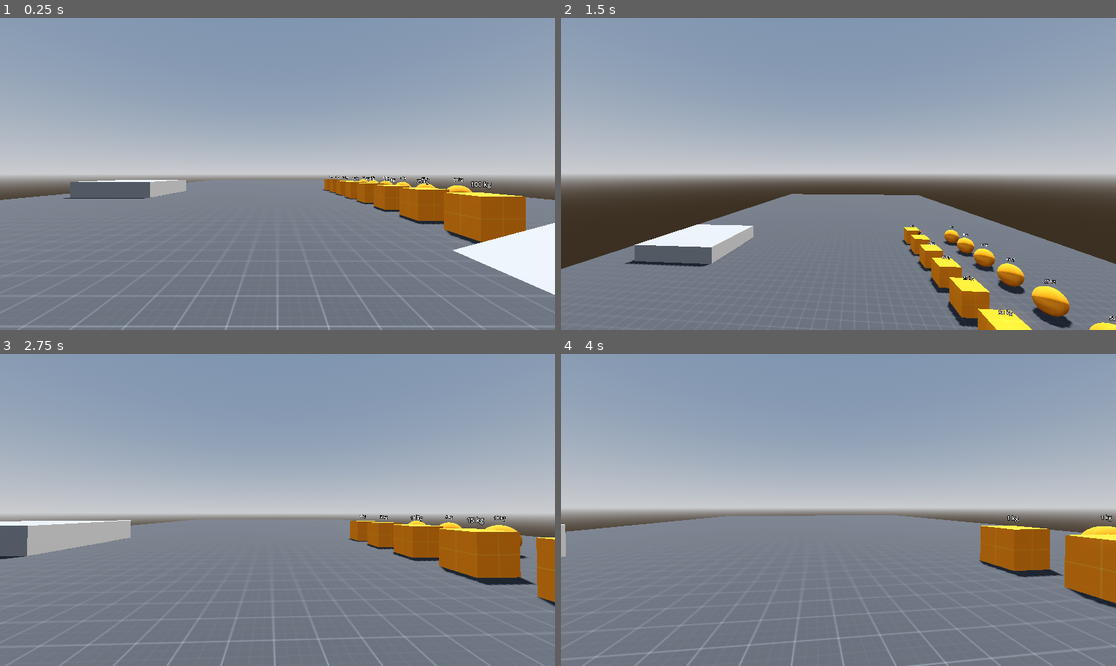
Above: before the commit, frames 1-4 (two rows, left to right).
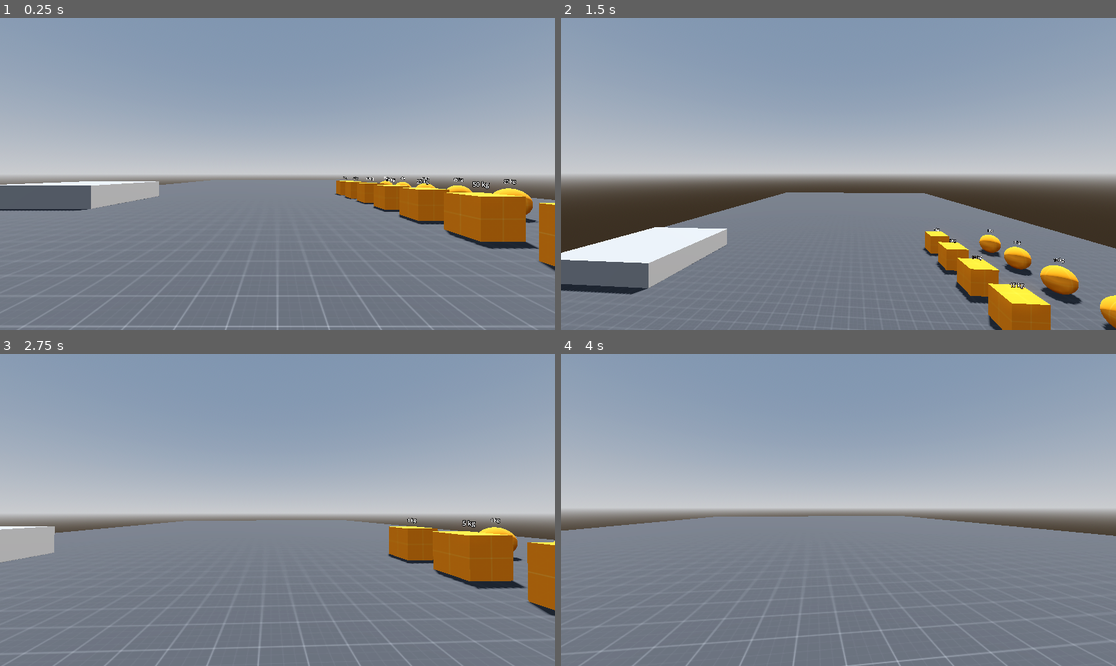
Above: after the commit, the same moments.

Repository: PurportedFish/godot-rigid-character-body-3d
Game: Godot game, scene res://example/test_range.tscn
The game is run twice, just before and just after one commit, with the same random seed, the same clock (stepped at 60 frames per second) and the same inputs.
Inputs (mouse positions are in pixels of both pictures, inside the frame that each line leads up to):
- Up to frame 1 (0.25 s): no input
- Up to frame 2 (1.5 s): tap Enter (ui_accept) at 0.5, 1.35 s; move the mouse to (866, 174) at 0.52 s; hold Enter (ui_accept) 0.53-1.28 s; hold Up (ui_up) from 0.53 s (still down); move the mouse to (810, 174) at 1.27 s
- Up to frame 3 (2.75 s): keep holding Up (ui_up); tap Enter (ui_accept) at 1.52, 1.82 s; move the mouse to (288, 503) at 2.02 s; hold Enter (ui_accept) from 2.03 s (still down)
- Up to frame 4 (4 s): keep holding Up (ui_up); move the mouse to (832, 516) at 2.77 s; release Enter (ui_accept) at 2.78 s; tap Enter (ui_accept) at 2.85, 3.02, 3.32 s; move the mouse to (877, 513) at 3.52 s; hold Enter (ui_accept) from 3.53 s (still down)

The runs differ from the first frame. In frame 1, 5.0% of the frame differs, in the area x 0-100%, y 50-89%; in frame 2, 12%, in the area x 0-100%, y 55-100%; in frame 3, 5.3%; in frame 4, 5.1%.

Commit message:
Fix floor_constant_speed code and improve slope UX
floor_constant_speed was not capping target speed when calculating drag so
the body would still reach the target speed with a slower acceleration.

When the body moved up a slope, if it immediately moved in the opposite
direction, lingering vertical velocity would cause the body to lift off the
slope. By sliding the move_force along the floor normal, we mitigate this
issue.

Diff:
--- a/example/example_player.gd
+++ b/example/example_player.gd
@@ -6,6 +6,8 @@
 
 @onready var body: Node3D = $Body
 @onready var head: Node3D = $Body/Head
+
+var _wants_to_jump: bool
 
 
 func _ready() -> void:
@@ -18,13 +20,12 @@
 	var input_dir: Vector2 = Input.get_vector("ui_left", "ui_right", "ui_up", "ui_down")
 	var direction: Vector3 = (body.basis * Vector3(input_dir.x, 0.0, input_dir.y)).normalized()
 
-	if direction:
+	if direction or _wants_to_jump:
 		target_velocity.x = SPEED * direction.x
 		target_velocity.z = SPEED * direction.z
 	else:
 		if is_on_floor():
-			linear_velocity.x *= 0.9
-			linear_velocity.z *= 0.9
+			linear_velocity *= 0.8
 		target_velocity.x = 0.0
 		target_velocity.z = 0.0
 
@@ -38,4 +39,8 @@
 		head.rotation.x = clampf(head.rotation.x, deg_to_rad(-90), deg_to_rad(90))
 
 	if event.is_action_pressed("ui_accept") and is_on_floor():
-		apply_central_impulse(mass * sqrt(2.0 * get_gravity().length() * JUMP_HEIGHT) * up_direction)
+		_wants_to_jump = true
+		var velocity: float = sqrt(2.0 * get_gravity().length() * JUMP_HEIGHT)
+		apply_central_impulse(mass * velocity * up_direction)
+	else:
+		_wants_to_jump = false
--- a/example/example_player.tscn
+++ b/example/example_player.tscn
@@ -18,4 +18,3 @@
 transform = Transform3D(1, 0, 0, 0, 1, 0, 0, 0, 1, 0, 1.5, 0)
 
 [node name="Camera3D" type="Camera3D" parent="Body/Head"]
-transform = Transform3D(1, 0, 0, 0, 1, 0, 0, 0, 1, 0, 0, 4)
--- a/example/test_range.tscn
+++ b/example/test_range.tscn
@@ -27,22 +27,22 @@
 points = PackedVector3Array(-1.5, -0.5, -1.5, -1.5, 0.5, -1.5, 1.5, -0.5, -1.5, -1.5, -0.5, 1.5, -1.5, 0.5, 1.5, 1.5, 0.5, -1.5, 1.5, -0.5, 1.5, 1.5, 0.5, 1.5)
 
 [sub_resource type="BoxMesh" id="BoxMesh_r8x17"]
-size = Vector3(10, 1, 3)
-
-[sub_resource type="ConvexPolygonShape3D" id="ConvexPolygonShape3D_a73yj"]
-points = PackedVector3Array(-5, -0.5, -1.5, -5, 0.5, -1.5, 5, -0.5, -1.5, -5, -0.5, 1.5, -5, 0.5, 1.5, 5, 0.5, -1.5, 5, -0.5, 1.5, 5, 0.5, 1.5)
+size = Vector3(20, 1, 3)
+
+[sub_resource type="ConvexPolygonShape3D" id="ConvexPolygonShape3D_t1e6r"]
+points = PackedVector3Array(-10, -0.5, -1.5, -10, 0.5, -1.5, 10, -0.5, -1.5, -10, -0.5, 1.5, -10, 0.5, 1.5, 10, 0.5, -1.5, 10, -0.5, 1.5, 10, 0.5, 1.5)
 
 [sub_resource type="BoxMesh" id="BoxMesh_ma20e"]
-size = Vector3(10, 1, 3)
-
-[sub_resource type="ConvexPolygonShape3D" id="ConvexPolygonShape3D_no7a0"]
-points = PackedVector3Array(-5, -0.5, -1.5, -5, 0.5, -1.5, 5, -0.5, -1.5, -5, -0.5, 1.5, -5, 0.5, 1.5, 5, 0.5, -1.5, 5, -0.5, 1.5, 5, 0.5, 1.5)
+size = Vector3(20, 1, 3)
+
+[sub_resource type="ConvexPolygonShape3D" id="ConvexPolygonShape3D_jyrt8"]
+points = PackedVector3Array(-10, -0.5, -1.5, -10, 0.5, -1.5, 10, -0.5, -1.5, -10, -0.5, 1.5, -10, 0.5, 1.5, 10, 0.5, -1.5, 10, -0.5, 1.5, 10, 0.5, 1.5)
 
 [sub_resource type="BoxMesh" id="BoxMesh_a84ur"]
-size = Vector3(10, 1, 3)
-
-[sub_resource type="ConvexPolygonShape3D" id="ConvexPolygonShape3D_t4qpm"]
-points = PackedVector3Array(-5, -0.5, -1.5, -5, 0.5, -1.5, 5, -0.5, -1.5, -5, -0.5, 1.5, -5, 0.5, 1.5, 5, 0.5, -1.5, 5, -0.5, 1.5, 5, 0.5, 1.5)
+size = Vector3(20, 1, 3)
+
+[sub_resource type="ConvexPolygonShape3D" id="ConvexPolygonShape3D_nbxou"]
+points = PackedVector3Array(-10, -0.5, -1.5, -10, 0.5, -1.5, 10, -0.5, -1.5, -10, -0.5, 1.5, -10, 0.5, 1.5, 10, 0.5, -1.5, 10, -0.5, 1.5, 10, 0.5, 1.5)
 
 [sub_resource type="BoxMesh" id="BoxMesh_vmrcs"]
 size = Vector3(5, 1, 5)
@@ -200,10 +200,12 @@
 physics_material_override = ExtResource("1_b7flg")
 
 [node name="MeshInstance3D" type="MeshInstance3D" parent="Structures/Ramps/DoubleRampLong15Degrees"]
+transform = Transform3D(1, 0, 0, 0, 1, 0, 0, 0, 1, -4, 0, 0)
 mesh = SubResource("BoxMesh_r8x17")
 
 [node name="CollisionShape3D" type="CollisionShape3D" parent="Structures/Ramps/DoubleRampLong15Degrees"]
-shape = SubResource("ConvexPolygonShape3D_a73yj")
+transform = Transform3D(1, 0, 0, 0, 1, 0, 0, 0, 1, -4, 0, 0)
+shape = SubResource("ConvexPolygonShape3D_t1e6r")
 
 [node name="DoubleRamp30Degrees" type="StaticBody3D" parent="Structures/Ramps"]
 transform = Transform3D(-0.8660251, 0.50000006, 8.7422784e-08, 0.50000006, 0.8660251, 0, -7.571031e-08, 4.371139e-08, -1, 2.3668299, -0.1, 24.5)
@@ -220,12 +222,12 @@
 physics_material_override = ExtResource("1_b7flg")
 
 [node name="MeshInstance3D" type="MeshInstance3D" parent="Structures/Ramps/DoubleRampLong30Degrees"]
-transform = Transform3D(1, 0, 0, 0, 1, 0, 0, 0, 1, -4, 0, 0)
+transform = Transform3D(1, 0, 0, 0, 1, 0, 0, 0, 1, -9, 0, 0)
 mesh = SubResource("BoxMesh_ma20e")
 
 [node name="CollisionShape3D" type="CollisionShape3D" parent="Structures/Ramps/DoubleRampLong30Degrees"]
-transform = Transform3D(1, 0, 0, 0, 1, 0, 0, 0, 1, -4, 0, 0)
-shape = SubResource("ConvexPolygonShape3D_no7a0")
+transform = Transform3D(1, 0, 0, 0, 1, 0, 0, 0, 1, -9, 0, 0)
+shape = SubResource("ConvexPolygonShape3D_jyrt8")
 
 [node name="DoubleRamp45Degrees" type="StaticBody3D" parent="Structures/Ramps"]
 transform = Transform3D(-0.707107, 0.707107, 8.742278e-08, 0.707107, 0.707107, 0, -6.181726e-08, 6.181726e-08, -1, 2.8285294, -0.1, 28.5)
@@ -238,16 +240,16 @@
 shape = SubResource("ConvexPolygonShape3D_1x0jx")
 
 [node name="DoubleRampLong45Degrees" type="StaticBody3D" parent="Structures/Ramps"]
-transform = Transform3D(-0.70710695, -0.70710695, -8.742278e-08, -0.70710695, 0.70710695, 0, 6.181725e-08, 6.181725e-08, -1, 3.9999995, -0.1, 28.5)
+transform = Transform3D(-0.70710695, -0.70710695, -1.509958e-07, -0.70710695, 0.70710695, 0, 1.0677018e-07, 1.0677018e-07, -1, 3.9999995, -0.1, 28.5)
 physics_material_override = ExtResource("1_b7flg")
 
 [node name="MeshInstance3D" type="MeshInstance3D" parent="Structures/Ramps/DoubleRampLong45Degrees"]
-transform = Transform3D(1, 0, 0, 0, 1, 0, 0, 0, 1, -4, 0, 0)
+transform = Transform3D(1, 0, 0, 0, 1, 0, 0, 0, 1, -9, 0, 0)
 mesh = SubResource("BoxMesh_a84ur")
 
 [node name="CollisionShape3D" type="CollisionShape3D" parent="Structures/Ramps/DoubleRampLong45Degrees"]
-transform = Transform3D(1, 0, 0, 0, 1, 0, 0, 0, 1, -4, 0, 0)
-shape = SubResource("ConvexPolygonShape3D_t4qpm")
+transform = Transform3D(1, 0, 0, 0, 1, 0, 0, 0, 1, -9, 0, 0)
+shape = SubResource("ConvexPolygonShape3D_nbxou")
 
 [node name="Platforms" type="Node3D" parent="Structures"]
 transform = Transform3D(1, 0, 0, 0, 1, 0, 0, 0, 1, -13, 0, 0)
@@ -664,5 +666,3 @@
 text = "50 kg"
 
 [node name="ExamplePlayer" parent="." instance=ExtResource("6_t1e6r")]
-
-[node name="CharacterBody3D" type="CharacterBody3D" parent="."]
--- a/rigid_character_body_3d.gd
+++ b/rigid_character_body_3d.gd
@@ -42,13 +42,17 @@
 
 	var move_magnitude: float = mass * acceleration_magnitude
 	var move_force: Vector3 = move_magnitude * target_velocity.normalized()
+	var target_speed: float = target_velocity.length()
 
-	if is_on_floor():
+	if _is_on_floor:
+		if _floor_normal.is_normalized():
+			move_force = move_force.slide(_floor_normal)
 		if not floor_constant_speed and target_velocity.normalized().dot(_floor_normal) < -0.1:
 			move_force *= clampf(_floor_normal.dot(up_direction), -1.0, 1.0)
+			target_speed = target_velocity.slide(_floor_normal).length()
 
 	var horizontal_velocity: Vector3 = Vector3(linear_velocity.x, 0.0, linear_velocity.z)
-	var drag_scale: float = horizontal_velocity.length() / target_velocity.length()
+	var drag_scale: float = horizontal_velocity.length() / target_speed
 	var drag_force: Vector3 = move_magnitude * drag_scale * -horizontal_velocity.normalized()
 
 	apply_force(move_force + drag_force)
@@ -108,7 +112,6 @@
 			)
 		):
 			_is_on_ceiling = true
-			# TODO: Add ceiling behavior
 			continue
 
 		if not floor_stop_on_slope:
@@ -119,4 +122,5 @@
 
 		if contact_angle <= floor_max_angle or is_equal_approx(contact_angle, floor_max_angle):
 			_is_on_floor = true
-			apply_central_force(-get_gravity().length() * mass * Vector3.DOWN.slide(normal))
+			var normal_force: Vector3 = -get_gravity().length() * mass * Vector3.DOWN.slide(normal)
+			apply_central_force(normal_force)
